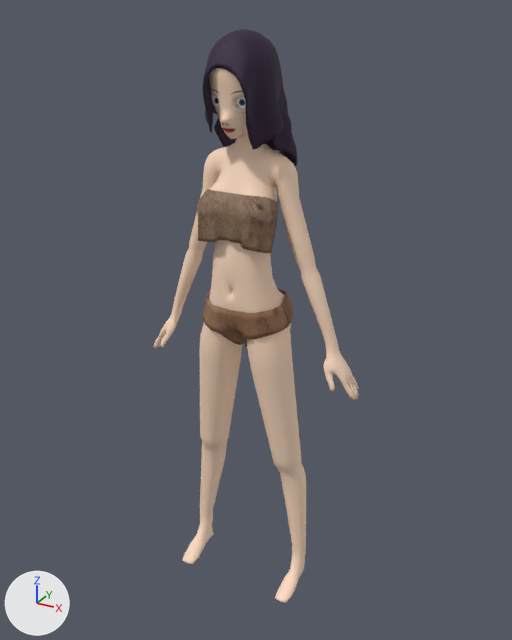
Renders of the FBX model Assets/Models/FemaleMaskGirlLowPolly.fbx from each side of a commit.
Camera for both pictures: a 50 mm camera at (4.23, -7.37, 4.18) aimed at (0.05, 0.22, 0.38). Lighting does not change. The marker at lower left points along +X, +Y and +Z.

In view in the first picture: 'ClothsDinoBottom', 'ClothsDinoTop', 'Hair', 'Player'.
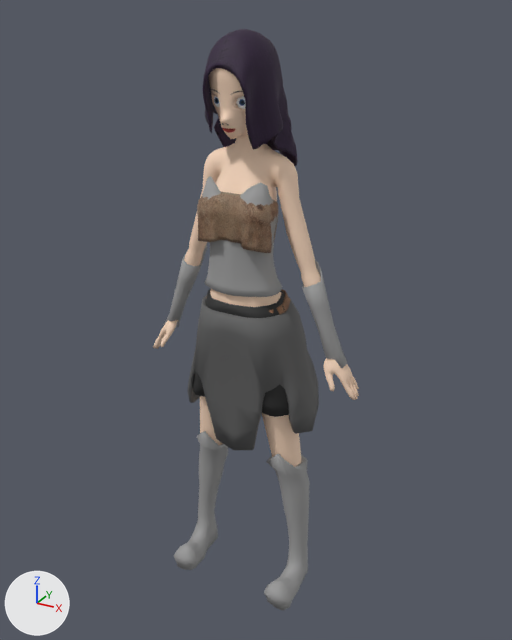
Edits to the bpy script that builds the scene:
```text
Add img_medbottomunder_png:
    img_medbottomunder_png = load_image('MedBottomUnder.png', '../Images/MedBottomUnder.png', 1024, 1024, 'sRGB')
Add img_medgloves_png:
    img_medgloves_png = load_image('MedGloves.png', '../Images/MedGloves.png', 1024, 1024, 'sRGB')
Add img_medboots_png:
    img_medboots_png = load_image('MedBoots.png', '../Images/MedBoots.png', 1024, 1024, 'sRGB')
Add img_medclothtop_png:
    img_medclothtop_png = load_image('MedClothTop.png', '../Images/MedClothTop.png', 1024, 1024, 'sRGB')
Add img_medbottomover_png:
    img_medbottomover_png = load_image('MedBottomOver.png', '../Images/MedBottomOver.png', 1024, 1024, 'sRGB')
Add mat_medbottomunder:
    mat_medbottomunder = principled_material('MedBottomUnder')
    mat_medbottomunder.texture = img_medbottomunder_png
    mat_medbottomunder.roughness = 0.69
Add mat_medgloves:
    mat_medgloves = principled_material('MedGloves')
    mat_medgloves.texture = img_medgloves_png
    mat_medgloves.roughness = 0.69
Add mat_medboots:
    mat_medboots = principled_material('MedBoots')
    mat_medboots.texture = img_medboots_png
    mat_medboots.roughness = 0.69
Add mat_medclothtop:
    mat_medclothtop = principled_material('MedClothTop')
    mat_medclothtop.texture = img_medclothtop_png
    mat_medclothtop.roughness = 0.69
Add mat_medbottomover:
    mat_medbottomover = principled_material('MedBottomOver')
    mat_medbottomover.texture = img_medbottomover_png
    mat_medbottomover.roughness = 0.69
Add me_cylinder_006:
    me_cylinder_006.from_pydata(...)  # 512 vertices, 512 faces; spans x -0.83..0.83, y -0.37..0.57, z -0.68..0.81
    me_cylinder_006.materials.append(mat_medbottomunder)  # picture img_medbottomunder_png
Add me_mesh_002:
    me_mesh_002.from_pydata(...)  # 160 vertices, 160 faces; spans x -1.39..1.39, y 0.0..0.3, z 0.0..1.4
    me_mesh_002.materials.append(mat_medgloves)  # picture img_medgloves_png
Add me_mesh_003:
    me_mesh_003.from_pydata(...)  # 408 vertices, 398 faces; spans x -0.99..0.99, y -0.61..0.44, z -3.66..-1.34
    me_mesh_003.materials.append(mat_medboots)  # picture img_medboots_png
Add me_cylinder_008:
    me_cylinder_008.from_pydata(...)  # 720 vertices, 720 faces; spans x -0.516..0.516, y -0.413..0.425, z 0.935..2.338
    me_cylinder_008.materials.append(mat_medclothtop)  # picture img_medclothtop_png
Add me_cylinder_007:
    me_cylinder_007.from_pydata(...)  # 308 vertices, 308 faces; spans x -0.99..0.99, y -0.41..0.77, z -1.33..0.72
    me_cylinder_007.materials.append(mat_medbottomover)  # picture img_medbottomover_png
Add ob_medievalbottom1:
    ob_medievalbottom1 = bpy.data.objects.new('MedievalBottom1', me_cylinder_006)
    ob_medievalbottom1.location = (0.0, 0.0, 0.0)
Add ob_medgloves:
    ob_medgloves = bpy.data.objects.new('MedGloves', me_mesh_002)
    ob_medgloves.location = (0.0, 0.0, 0.0)
Add ob_medboots:
    ob_medboots = bpy.data.objects.new('MedBoots', me_mesh_003)
    ob_medboots.location = (0.0, 0.0, 0.0)
Add ob_medclothbreastplate:
    ob_medclothbreastplate = bpy.data.objects.new('MedClothBreastPlate', me_cylinder_008)
    ob_medclothbreastplate.location = (0.0, 0.0, 0.0)
Add ob_medievalbottom2:
    ob_medievalbottom2 = bpy.data.objects.new('MedievalBottom2', me_cylinder_007)
    ob_medievalbottom2.location = (0.0, 0.0, -0.04)
```

Location of each change, [x1, y1, x2, y2] in pixels of the pictures (512 x 640 px):
'MedievalBottom2', added
    after: [187, 295, 319, 450]
'MedBoots', added
    after: [174, 431, 310, 611]
'MedClothBreastPlate', added
    after: [202, 176, 282, 297]
'MedGloves', added
    after: [163, 245, 347, 368]
'MedievalBottom1', added (black)
    after: [192, 289, 289, 417]
'Player', unchanged, covered by the edit
    before: [153, 68, 359, 603]
    after: [153, 68, 359, 467]
'ClothsDinoBottom', unchanged, covered by the edit
    before: [203, 289, 294, 346]
    after: [206, 289, 290, 314]
